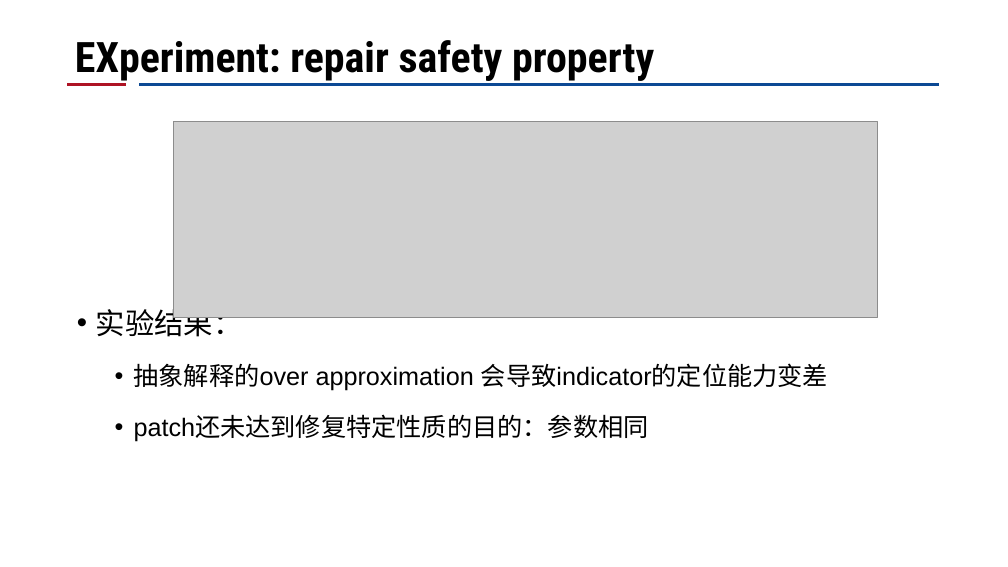
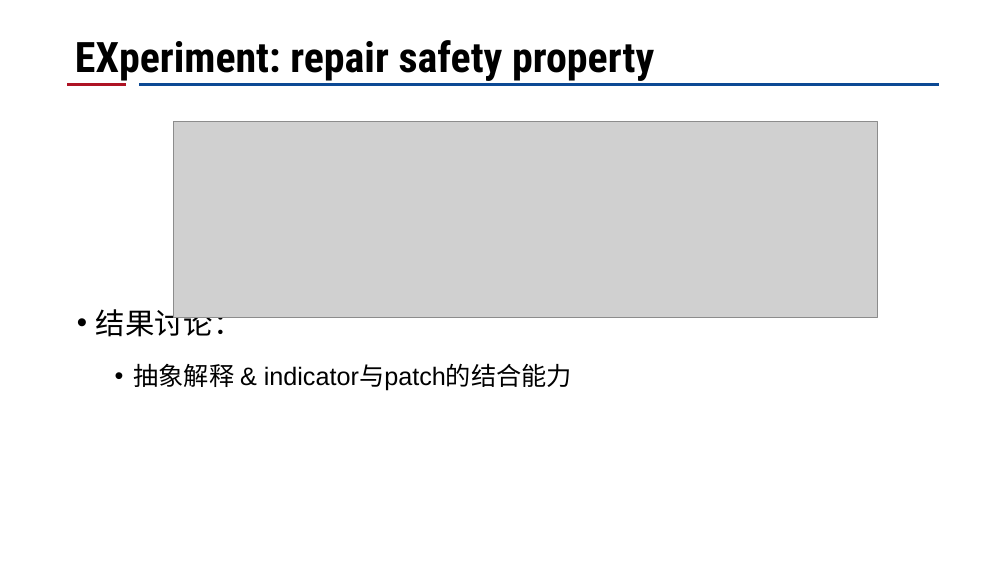
Before and after one commit to CRhapsody/Presentation_Slides, a slide deck: slide 12 of 神经网络修复工作进展.pptx. Drawn at 1008x567 pixels with LibreOffice and Linux fonts; fonts in the diff are those of the drawing; grey boxes stand for pictures; background and template pictures are left out. Boxes give left, top, right and bottom in pixels: in the first picture for what was removed or moved away, otherwise in the second. Text is boxed around its words. In the diff, an @@ line names an element or a change of style, - is before the commit and + after.

```diff
--- a/神经网络修复工作进展.pptx
+++ b/神经网络修复工作进展.pptx
@@ text at [96, 304, 572, 391]: text changed @@
-• 实验结果：
-  • 抽象解释的over approximation 会导致indicator的定位能力变差
-  • patch还未达到修复特定性质的目的：参数相同
+• 结果讨论：
+  • 抽象解释 & indicator与patch的结合能力
```
Also in this commit, not shown: 2 other slides changed.
